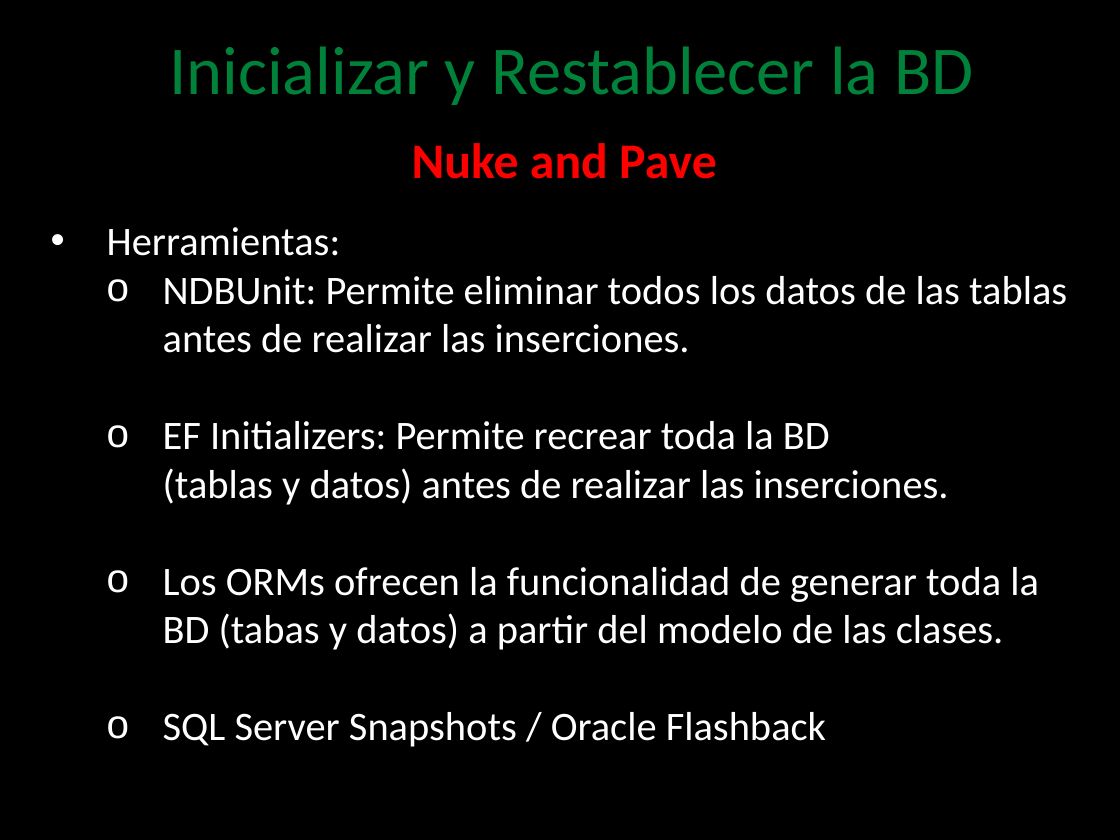
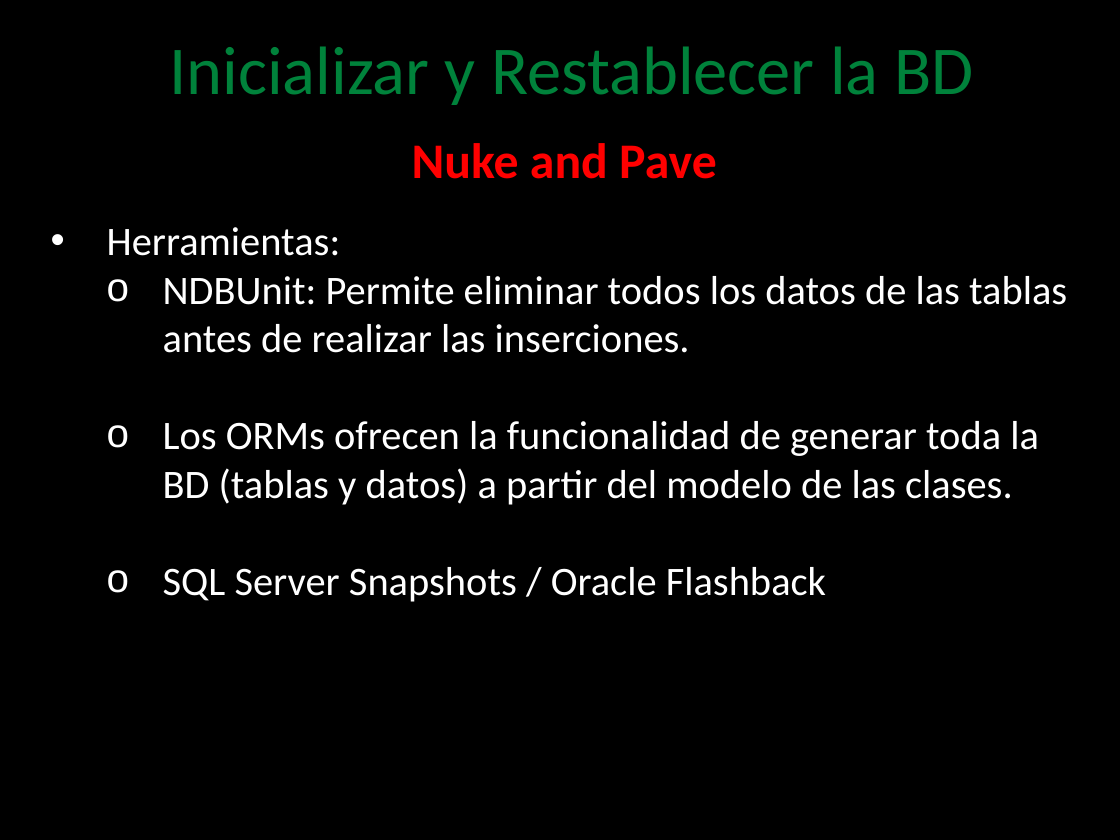
Before and after one commit to angelnunezsalazar/Test-Automation-NET, a slide deck: slide 17 of Diapositivas/3. Database Testing.pptx. Drawn at 1120x840 pixels with LibreOffice and Linux fonts; fonts in the diff are those of the drawing; background and template pictures are left out. Boxes give left, top, right and bottom in pixels: in the first picture for what was removed or moved away, otherwise in the second. Text is boxed around its words. In the diff, an @@ line names an element or a change of style, - is before the commit and + after.

```diff
--- a/Diapositivas/3. Database Testing.pptx
+++ b/Diapositivas/3. Database Testing.pptx
@@ text at (x1=163, y1=421, x2=1039, y2=505): text changed @@
-  o EF Initializers: Permite recrear toda la BD
-    (tablas y datos) antes de realizar las inserciones.
-  o Los ORMs ofrecen la funcionalidad de generar toda la BD (tabas y datos) a partir del modelo de las clases.
+  o Los ORMs ofrecen la funcionalidad de generar toda la BD (tablas y datos) a partir del modelo de las clases.
```
Also in this commit, not shown: 8 other slides changed, 3 slides added, 22 other files.
